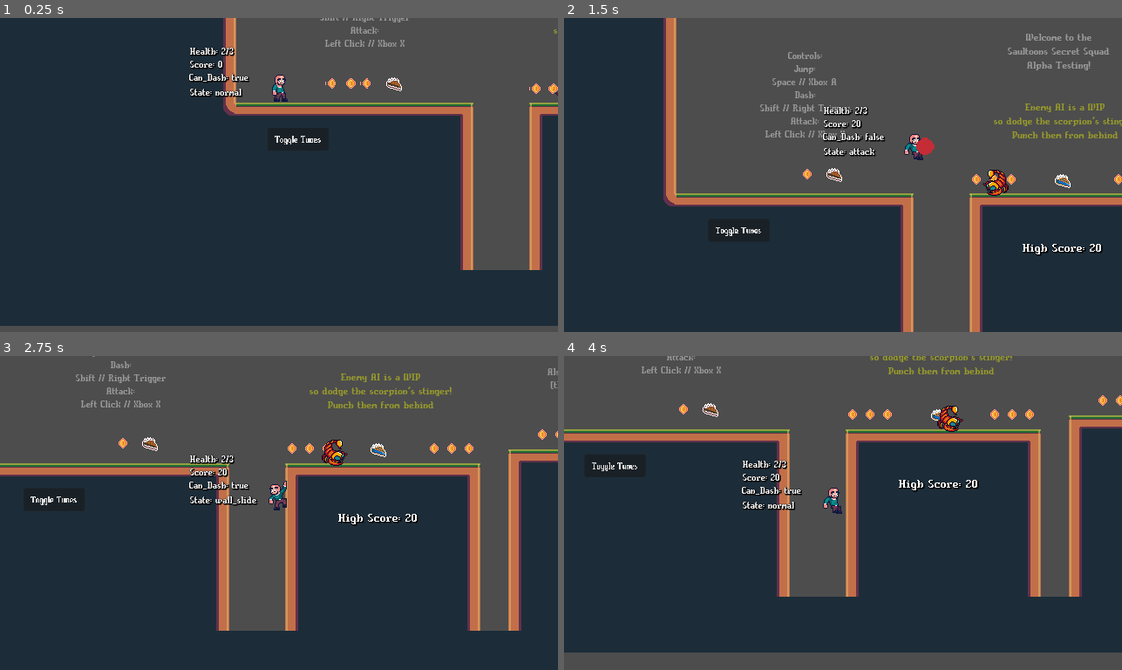
Above: before the commit, frames 1-4 (two rows, left to right).
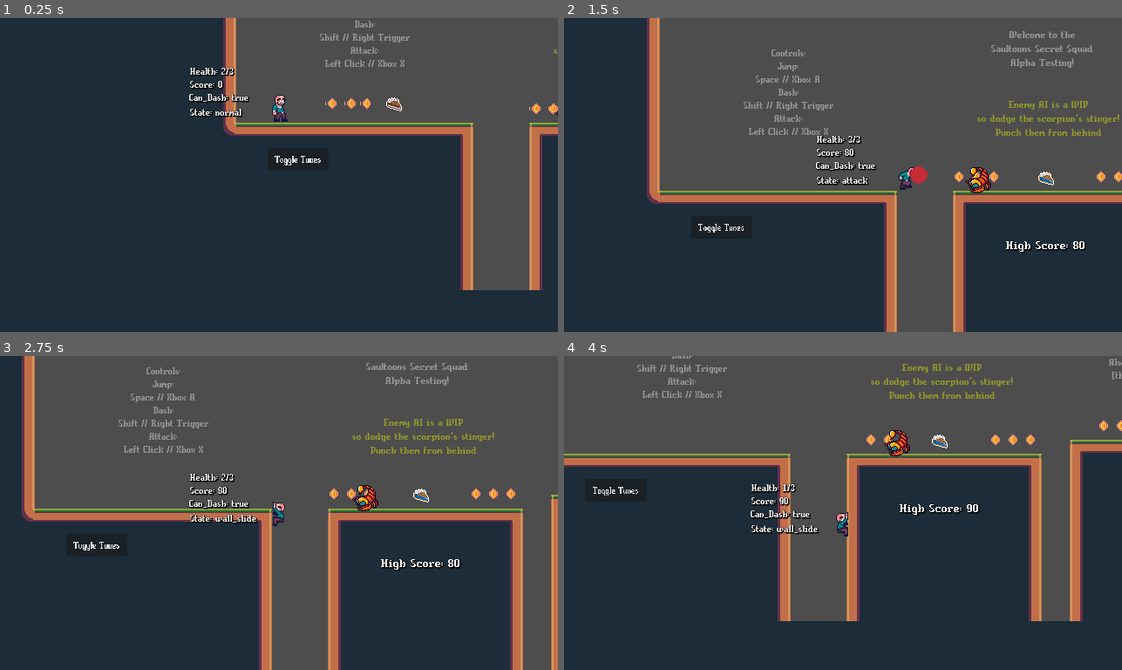
Above: after the commit, the same moments.

Repository: Aleiocus/The-Gallery-Heist
Game: Godot game, scene res://Scenes/Game/Levels/testing.tscn
The game is run twice, just before and just after one commit, with the same random seed, the same clock (stepped at 60 frames per second) and the same inputs.
Inputs (mouse positions are in pixels of both pictures, inside the frame that each line leads up to):
- Up to frame 1 (0.25 s): no input
- Up to frame 2 (1.5 s): move the mouse to (965, 159) at 0.52 s; hold D (right) from 0.53 s (still down); tap Shift (dash) at 0.6 s; tap Space (jump) at 0.77 s; move the mouse to (731, 190) at 1.27 s; click (731, 190) at 1.35 s
- Up to frame 3 (2.75 s): tap Space (jump) at 1.52 s; tap Shift (dash) at 1.55, 2.1 s; move the mouse to (334, 443) at 2.02 s; release D (right) at 2.03 s; hold A (left) from 2.03 s (still down)
- Up to frame 4 (4 s): move the mouse to (815, 575) at 2.77 s; release A (left) at 2.78 s; hold D (right) from 2.78 s (still down); tap Shift (dash) at 2.85, 3.8 s; tap Space (jump) at 3.02, 3.77 s; move the mouse to (1010, 560) at 3.52 s; click (1010, 560) at 3.6 s

The runs differ from the first frame. In frame 1, 10% of the frame differs, in the area x 0-100%, y 0-100%; in frame 2, 15%; in frame 3, 37%; in frame 4, 23%.

Commit message:
fixed ArtData collision issue, camera improvement, dash trail

Diff:
--- a/Resources/Atlases/art_atlas.tres
+++ /dev/null
@@ -1,7 +0,0 @@
-[gd_resource type="AtlasTexture" load_steps=2 format=3 uid="uid://bjwexnwsj6jnp"]
-
-[ext_resource type="Texture2D" uid="uid://tkdnv47llpnj" path="res://Resources/Textures/Artwork/artwork_atlas-Sheet.png" id="1_qbcvx"]
-
-[resource]
-atlas = ExtResource("1_qbcvx")
-region = Rect2(0, 0, 64, 48)
--- a/Scenes/Characters/Saul/player.tscn
+++ b/Scenes/Characters/Saul/player.tscn
@@ -371,6 +371,7 @@
 script = ExtResource("1_mr0if")
 
 [node name="DashTrail" parent="." instance=ExtResource("2_5f8fx")]
+_max_length = 10
 
 [node name="Timers" type="Node2D" parent="."]
 
--- a/Scenes/Game/Levels/level.tscn
+++ b/Scenes/Game/Levels/level.tscn
@@ -6,6 +6,8 @@
 
 [node name="Level" type="Node2D"]
 script = ExtResource("1_b5vho")
+
+[node name="UI" type="CanvasLayer" parent="."]
 
 [node name="TileMap" type="TileMap" parent="."]
 format = 2
--- a/Scenes/Game/Levels/testing.tscn
+++ b/Scenes/Game/Levels/testing.tscn
@@ -104,7 +104,7 @@
 [node name="Testing" instance=ExtResource("1_gs8pa")]
 script = ExtResource("2_qem0p")
 
-[node name="TileMap" parent="." index="0"]
+[node name="TileMap" parent="." index="1"]
 tile_set = SubResource("TileSet_ntmvc")
 layer_0/name = "Base Platforms"
 layer_0/tile_data = PackedInt32Array(262113, 65536, 1, 327649, 65536, 1, 393185, 65536, 1, 458721, 65536, 1, 524257, 65 …(144284 unchanged characters)…
@@ -212,44 +212,8 @@
 label_settings = SubResource("LabelSettings_anlf8")
 vertical_alignment = 1
 
-[node name="Player" parent="." index="5"]
+[node name="Player" parent="." index="6"]
 position = Vector2(49, -152)
-
-[node name="CameraTrigger" parent="CameraTriggers" index="0" instance=ExtResource("3_guy7c")]
-position = Vector2(725, -155)
-_is_starting_state = true
-_trigger_state = 2
-
-[node name="CollisionShape2D" type="CollisionShape2D" parent="CameraTriggers/CameraTrigger" index="0"]
-position = Vector2(0, -77)
-shape = SubResource("RectangleShape2D_uqgan")
-
-[node name="CollisionShape2D2" type="CollisionShape2D" parent="CameraTriggers/CameraTrigger" index="1"]
-position = Vector2(-358, -154)
-shape = SubResource("RectangleShape2D_rbrgu")
-
-[node name="CameraTrigger2" parent="CameraTriggers" index="1" instance=ExtResource("3_guy7c")]
-position = Vector2(762, -231)
-_trigger_state = 1
-_target_zoom = Vector2(0.8, 0.8)
-_clamped_limits = Rect2(966, -600, 966, 0)
-
-[node name="CollisionShape2D" type="CollisionShape2D" parent="CameraTriggers/CameraTrigger2" index="0"]
-position = Vector2(0, -240.5)
-shape = SubResource("RectangleShape2D_qfciy")
-
-[node name="CameraTrigger3" parent="CameraTriggers" index="2" instance=ExtResource("3_guy7c")]
-position = Vector2(378, -346)
-_target_zoom = Vector2(0.5, 0.5)
-_idle_position = Vector2(370, -420)
-
-[node name="CollisionShape2D" type="CollisionShape2D" parent="CameraTriggers/CameraTrigger3" index="0"]
-position = Vector2(-9, 0)
-shape = SubResource("RectangleShape2D_0bf6u")
-
-[node name="CollisionShape2D2" type="CollisionShape2D" parent="CameraTriggers/CameraTrigger3" index="1"]
-position = Vector2(351, -222)
-shape = SubResource("RectangleShape2D_el05e")
 
 [node name="Camera2D" type="Camera2D" parent="." index="8"]
 position = Vector2(624, -465)
@@ -469,4 +433,40 @@
 toggle_mode = true
 text = "Toggle Tunes"
 
+[node name="CameraTrigger" parent="CameraTriggers" index="0" instance=ExtResource("3_guy7c")]
+position = Vector2(725, -155)
+_is_starting_state = true
+_trigger_state = 2
+
+[node name="CollisionShape2D" type="CollisionShape2D" parent="CameraTriggers/CameraTrigger" index="0"]
+position = Vector2(0, -77)
+shape = SubResource("RectangleShape2D_uqgan")
+
+[node name="CollisionShape2D2" type="CollisionShape2D" parent="CameraTriggers/CameraTrigger" index="1"]
+position = Vector2(-358, -154)
+shape = SubResource("RectangleShape2D_rbrgu")
+
+[node name="CameraTrigger2" parent="CameraTriggers" index="1" instance=ExtResource("3_guy7c")]
+position = Vector2(762, -231)
+_trigger_state = 1
+_target_zoom = Vector2(0.8, 0.8)
+_clamped_limits = Rect2(966, -600, 966, 0)
+
+[node name="CollisionShape2D" type="CollisionShape2D" parent="CameraTriggers/CameraTrigger2" index="0"]
+position = Vector2(0, -240.5)
+shape = SubResource("RectangleShape2D_qfciy")
+
+[node name="CameraTrigger3" parent="CameraTriggers" index="2" instance=ExtResource("3_guy7c")]
+position = Vector2(378, -346)
+_target_zoom = Vector2(0.5, 0.5)
+_idle_position = Vector2(370, -420)
+
+[node name="CollisionShape2D" type="CollisionShape2D" parent="CameraTriggers/CameraTrigger3" index="0"]
+position = Vector2(-9, 0)
+shape = SubResource("RectangleShape2D_0bf6u")
+
+[node name="CollisionShape2D2" type="CollisionShape2D" parent="CameraTriggers/CameraTrigger3" index="1"]
+position = Vector2(351, -222)
+shape = SubResource("RectangleShape2D_el05e")
+
 [connection signal="toggled" from="Button" to="." method="_on_button_toggled"]
--- a/Scenes/Objects/artwork_placed.tscn
+++ b/Scenes/Objects/artwork_placed.tscn
@@ -3,6 +3,8 @@
 [ext_resource type="Script" path="res://Scripts/Artwork System/artwork_placed.gd" id="1_1jdq5"]
 
 [sub_resource type="RectangleShape2D" id="RectangleShape2D_rpp5v"]
+resource_local_to_scene = true
+size = Vector2(32, 32)
 
 [node name="Artwork" type="Area2D"]
 script = ExtResource("1_1jdq5")
--- a/Scenes/Objects/dash_trail.gd
+++ b/Scenes/Objects/dash_trail.gd
@@ -1,14 +1,22 @@
 extends Line2D
 
-var _queue : Array
 @export var _max_length : int
+@onready var _point_timer : Timer = $PointTimer
+var _is_active : bool = false
 
 
-func _process(_delta):
-	var pos = global_position
-	_queue.push_front(pos)
-	if _queue.size() > _max_length:
-		_queue.pop_back()
-	clear_points()
-	for point in _queue:
-		add_point(pos)
+func set_active(active : bool):
+	_is_active = active
+
+func _on_point_timer_timeout():
+	global_position = Vector2.ZERO
+
+	if _is_active:
+		add_point(World.player.global_position)
+		if points.size() >= _max_length:
+			remove_point(0)
+
+	else:
+		# remove remaining points
+		if points.size():
+			remove_point(0)
--- a/Scenes/Objects/dash_trail.tscn
+++ b/Scenes/Objects/dash_trail.tscn
@@ -1,6 +1,16 @@
-[gd_scene load_steps=2 format=3 uid="uid://cb26tuqlw5urm"]
+[gd_scene load_steps=2 format=3 uid="uid://yxxgx3h82w35"]
 
 [ext_resource type="Script" path="res://Scenes/Objects/dash_trail.gd" id="1_cb0hb"]
 
 [node name="DashTrail" type="Line2D"]
+joint_mode = 2
+begin_cap_mode = 1
+end_cap_mode = 2
+antialiased = true
 script = ExtResource("1_cb0hb")
+
+[node name="PointTimer" type="Timer" parent="."]
+wait_time = 0.05
+autostart = true
+
+[connection signal="timeout" from="PointTimer" to="." method="_on_point_timer_timeout"]
--- a/Scripts/Artwork System/art_data.gd
+++ b/Scripts/Artwork System/art_data.gd
@@ -1,7 +1,23 @@
+@tool
 extends Resource
 class_name ArtData
 
-@export var title: String = ""
-@export var artist: String = ""
-@export var texture: AtlasTexture
-@export var size: Vector2
+@export var title: String = "" :
+	set(value):
+		title = value
+		emit_changed()
+
+@export var artist: String = "" :
+	set(value):
+		artist = value
+		emit_changed()
+
+@export var texture: AtlasTexture :
+	set(value):
+		texture = value
+		emit_changed()
+
+@export var size: Vector2 :
+	set(value):
+		size = value
+		emit_changed()
--- a/Scripts/Artwork System/artwork_placed.gd
+++ b/Scripts/Artwork System/artwork_placed.gd
@@ -1,11 +1,26 @@
+@tool
 extends Area2D
-
 
 @onready var sprite = $Sprite
 @onready var shape = $Shape
-@export var art_data : ArtData
+@export var art_data : ArtData :
+	set(value):
+		if art_data != null:
+			art_data.changed.disconnect(_update_artwork)
 
-func _ready():
-	sprite.texture = art_data.texture
-	shape.shape.size = art_data.size
-# BUG IF 2 ARTWORKS ARE LOADING, THE LAST ARTDATA IS USED TO MAKE THE SIZE IDK WHY
+		art_data = value
+		if art_data != null:
+			art_data.changed.connect(_update_artwork)
+		_update_artwork()
+
+func _update_artwork():
+	if is_inside_tree() == false:
+		await ready
+
+	print("UPDATE")
+	if art_data:
+		sprite.texture = art_data.texture
+		shape.shape.size = art_data.size
+	else:
+		sprite.texture = null
+		shape.shape.size = Vector2.ZERO
--- a/Scripts/Camera System/level_camera.gd
+++ b/Scripts/Camera System/level_camera.gd
@@ -11,13 +11,13 @@
 @onready var _shake_timer : Timer = $ShakeTimer
 
 var _curr_state : CameraState
-const _speed : float = 90.0
+const _speed : float = 110.0
 const _zoom_speed : float = 1.6
 var _target_zoom : Vector2 = Vector2.ONE
 
 const _look_ahead_offset : float = 22.0
-const _player_velocity_factor : float = 2.0
-const _distance_factor : float = 1.2
+const _player_velocity_factor : float = 0.6
+const _distance_factor : float = 1.4
 var _target_position : Vector2
 var _clamp_limits : Rect2
 
@@ -61,7 +61,7 @@
 		var velocity_offset : float = World.player.velocity.length() * _player_velocity_factor
 		target_position = Vector2(
 			World.player.global_position.x + sign(World.player.velocity.x) * (_look_ahead_offset + velocity_offset),
-			World.player.global_position.y + sign(World.player.velocity.y) * (_look_ahead_offset + velocity_offset)
+			World.player.global_position.y + sign(World.player.velocity.y) * (velocity_offset)
 		)
 
 	if _curr_state == CameraState.clamped:
--- a/Scripts/Level Scripts/level.gd
+++ b/Scripts/Level Scripts/level.gd
@@ -2,7 +2,7 @@
 extends Node2D
 
 # TODO: level should handles:
-#       score
+#       UI and score
 #       dialogue player object
 #       music
 #       pausing
--- a/Scripts/Player Related/player.gd
+++ b/Scripts/Player Related/player.gd
@@ -30,12 +30,12 @@
 var _direction : Vector2
 var _last_direction : Vector2
 var _taking_hit : bool = false
-const _dash_trail = preload("res://Scenes/Objects/dash_trail.tscn")
 @onready var _cling_time = $Timers/ClingTime
 @onready var _coyote_timer : Timer = $Timers/CoyoteTimer
 @onready var _jump_buffer_timer : Timer = $Timers/JumpBufferTimer
 @onready var _dash_cooldown = $Timers/DashCooldown
-@onready var _dash_timer = $Timers/DashTimer
+@onready var _dash_timer : Timer = $Timers/DashTimer
+@onready var _dash_trail : Line2D = $DashTrail
 @onready var _slide_delay = $Timers/SlideDelay
 @onready var _detect_right = $Detection/Right
 @onready var _detect_left = $Detection/Left
@@ -228,11 +228,16 @@
 	move_and_slide()
 
 func _state_dash_switch_to(from : StringName):
+	World.level_camera.shake(LevelCamera.ShakeLevel.low, _dash_shake_duration)
 	_sfx["dash"].play()
-	World.level_camera.shake(LevelCamera.ShakeLevel.low, _dash_shake_duration)
+	_dash_trail.set_active(true)
 	_dash_timer.start()
 	velocity = Vector2(0,0)
 	_can_dash = false
+
+func _state_dash_switch_from(to: StringName):
+	_dash_cooldown.start()
+	_dash_trail.set_active(false)
 
 func _state_dash_ph_process(delta: float):
 	# Trying to reduce the power of vertical dashes, which affect diagonal
@@ -242,13 +247,10 @@
 
 	move_and_slide()
 
-	if _dash_timer.is_stopped() or is_on_floor() or is_on_wall():
+	if _dash_timer.is_stopped() or is_on_wall():
 		_dash_timer.stop()
 		_state_machine.change_state("normal")
 		return
-
-func _state_dash_switch_from(to: StringName):
-	_dash_cooldown.start()
 
 func _state_attack_ph_process(delta: float):
 	# Enable gravity.
Not shown: 1 places in Scenes/Characters/Saul/player.tscn that only renumber resources
